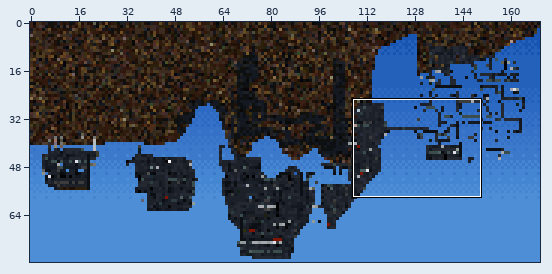
One commit to this sprite sheet: Data/Browncoats.rte/Scenes/Yskely Refineryv3.preview.png. Above, an overview of the earlier version with the close-up marked.
Close-up. Before the commit:
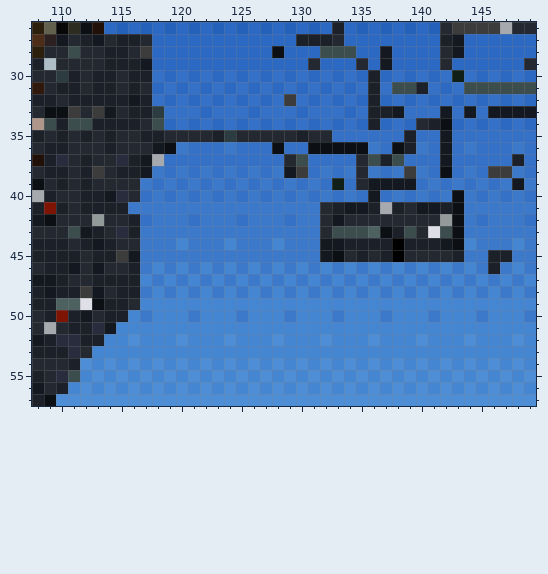
The file is 170x80 pixels. Colours within 5 levels of each other are drawn and written as one. Shown: x 108..149, y 26..57.
The result:
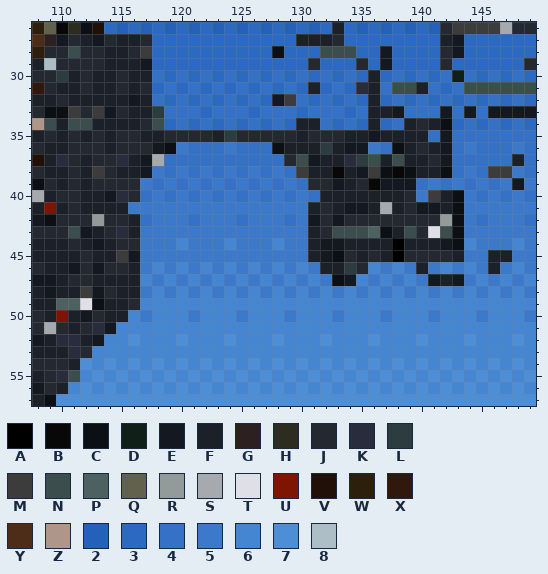
Palette (. is transparent): A #000000  B #080808  C #0c1014  D #102018  E #141820  F #1c2028  G #2c2020  H #2c2c20  J #242830  K #282c3c  L #2c3c41  M #3c3c3c  N #3c4d4d  P #4d6161  Q #61614d  R #929a9a  S #a6aaae  T #dfdfe7  U #7d1404  V #201008  W #2c200c  X #30180c  Y #4d2c18  Z #ae968a  2 #2461ba  3 #2c69c3  4 #3471c7  5 #3c79cb  6 #4586d3  7 #4d8ed7  8 #aebec7
Diff:
@@ x 126..145 @@
 30 4343434343F343434D43
-31 3434343434F4NNF434NN
-32 434M434343F343434343
+31 34343F343KF4NNF434NN
+32 43EM434343F343434343
 33 3444344434FFE444E4E4
-34 4343434343F343JFC343
-35 JJJJFJJ444444F44E444
-36 44C44CCCCC54CF54E454
-37 444JN4444JNFN444E444
-38 545EM4545J545M54C454
-39 4545454D4JEEEE454545
-40 5454545454E454545C54
-41 555555JFEEFSFJEEFC55
-42 555455JEJJJJJJJJRC54
-43 555555JNNNPCFNJTNC55
-44 556555EEFFFFAFFFEC65
-45 555555ECJFJFAJJJJF55
-46 65656565656565656565
-47 56565656565656565656
+34 4343FF4343F34FJFC343
+35 JJJJFJJJFFEFFFF4E444
+36 44CFFFLFEE54CFJFE454
+37 444JNEFFKLNFNFFJE444
+38 5454MFFBFEMCBCFFC454
+39 45454JJEFJBEEE454545
+40 545454FFFFFFFJ5MFC54
+41 55555FJFEEFSFJEEFC55
+42 55545EJEJJJJJJJJRC54
+43 55555FJNNNPCFNJTNC55
+44 55655FEEFFFFAFFFEC65
+45 55555FECJFJFAJJJJF55
+46 656565FFLJ6565F56565
+47 5656565CE656565EFE56
 48 65656565656565656565
@@ x 110..115 @@
 50 UFEJFF
-51 JFFKE6
-52 KKFF66
+51 JFJKE6
+52 KKFE66
 53 FKJ666
